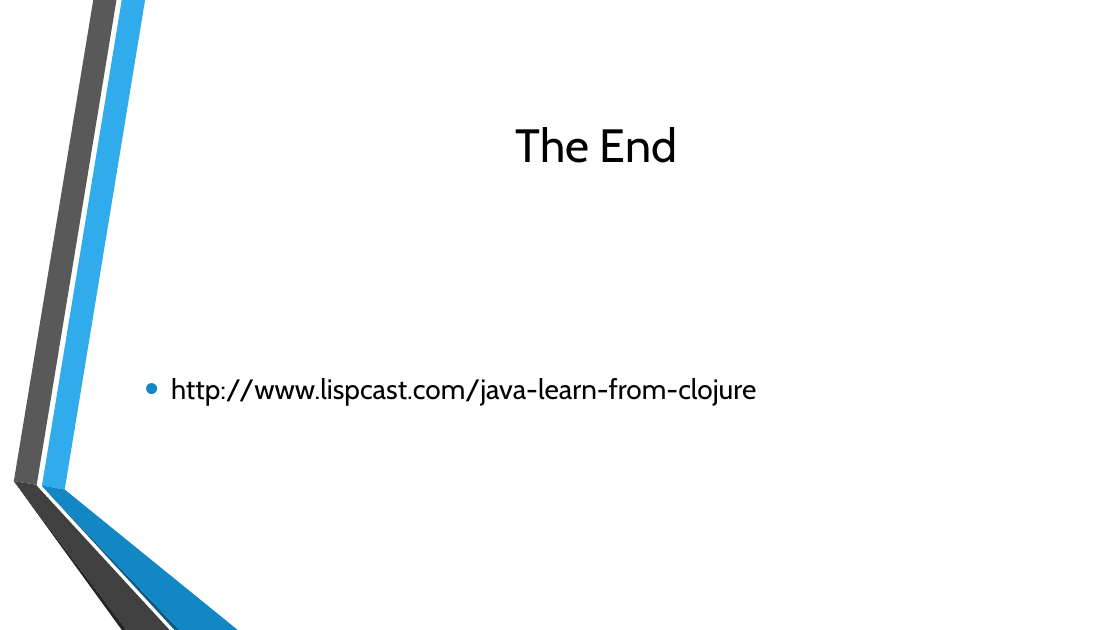
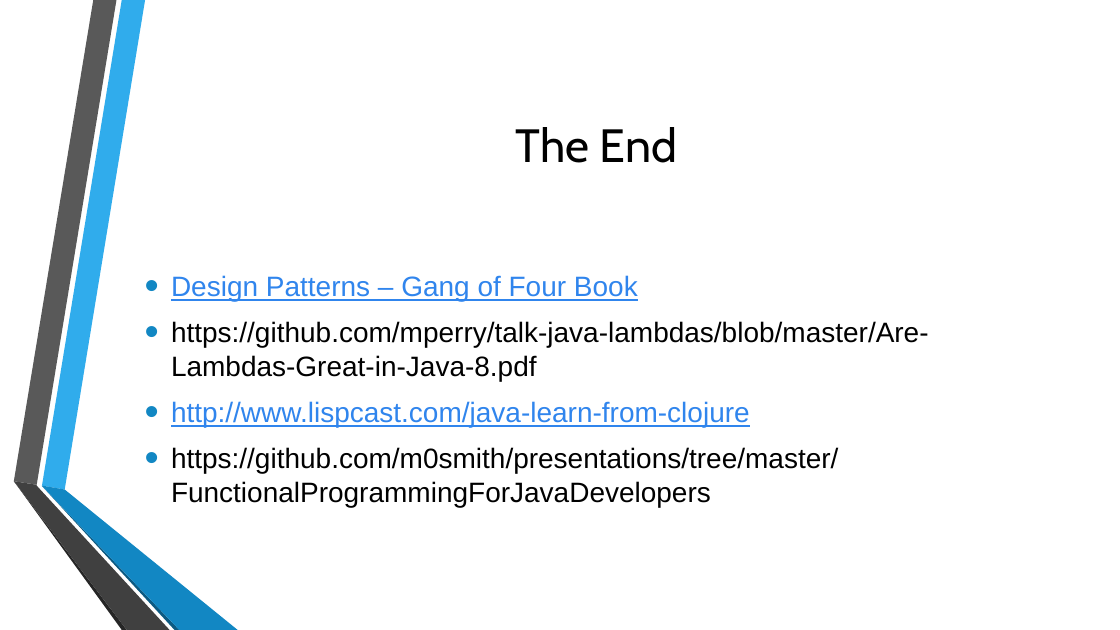
Before and after one commit to m0smith/presentations, a slide deck: slide 18 of FunctionalProgrammingForJavaDevelopers/ppt/Functional Programming for Object-Oriented Developers.pptx (slide 15 before the commit). Drawn at 1120x630 pixels with LibreOffice and Linux fonts; fonts in the diff are those of the drawing; background and template pictures are left out. Boxes give left, top, right and bottom in pixels: in the first picture for what was removed or moved away, otherwise in the second. Text is boxed around its words. In the diff, an @@ line names an element or a change of style, - is before the commit and + after.

Commit message:
Added lambdas

```diff
--- a/FunctionalProgrammingForJavaDevelopers/ppt/Functional Programming for Object-Oriented Developers.pptx
+++ b/FunctionalProgrammingForJavaDevelopers/ppt/Functional Programming for Object-Oriented Developers.pptx
@@ text at box(171, 275, 929, 381): paragraphs added @@
+• Design Patterns – Gang of Four Book
+• https://github.com/mperry/talk-java-lambdas/blob/master/Are-Lambdas-Great-in-Java-8.pdf
@@ text at box(171, 401, 750, 427): font Cabin to Arial, text colour #000000 to #3085ED, underline on in "http://www.lispcast.com/java-learn-from-clojure" @@
@@ text at box(171, 447, 838, 507): paragraph added @@
+• https://github.com/m0smith/presentations/tree/master/FunctionalProgrammingForJavaDevelopers
```
Also in this commit, not shown: 6 other slides changed, 3 slides added.
